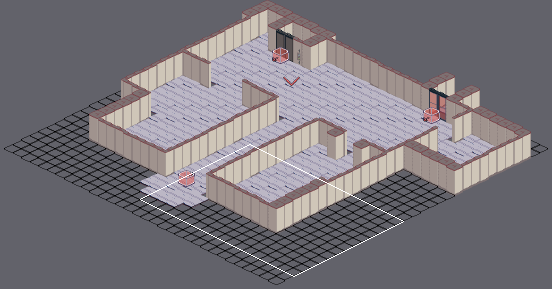
Level history. Tiled map (JSON): src/map/floor1-atrium.json. The first picture is a wide view before the edit; the outline marks the close-up.
Close-up. Old version:
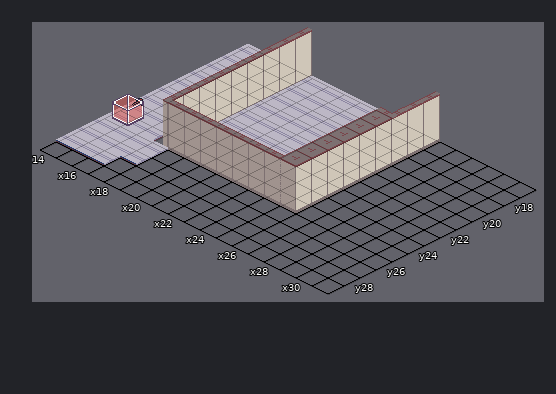
Cells are 32x16 px. Isometric: x runs down to the right, y down to the left. Shown: x 14..31, y 17..29. The commit also changed other parts of the map, which this record leaves out.
After the commit:
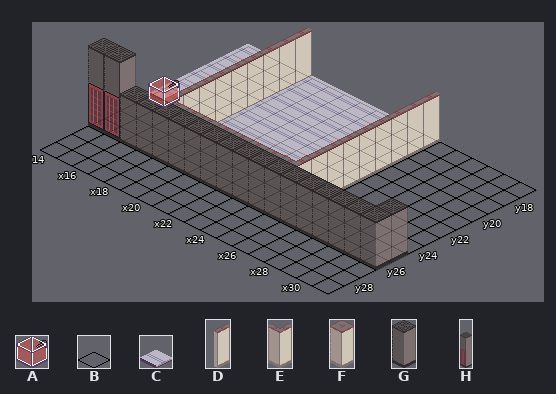
Key: from "control": A 7; from "floors": B 0, C 1; from "walls": D 0, E 2, F 15, G 32; from "walls128": H 2.
_ is an empty cell.
Objects are placed by the point they stand on, in cells (3,4 is the top-left corner of cell 3,4); size is 1x1 cell unless given.
Tiles replaced or removed in this view: B, C, E, F.
What changed:
Changed rows in their new state; . is an unchanged cell.
Layer "Tiles":
first column x 14:
19 ...........D......
20 ...........D......
21 ...........D......
22 ...........D......
23 ...........D......
24 ...........D......
25 ...........E.....G
26 HHGGGGGGGGGGGGGGGG
27 BBBB..............
28 BBB...............
Layer "Objects":
changed: A "MarkerDoorB" at 15.2,25.8 size 1x2 -> A "MarkerDoorEntrance" at 15.2,23.5 size 1x2
Pixel boxes of the changes (left, top, right, bottom) in both close-ups:
changed: (56, 38, 408, 270)
